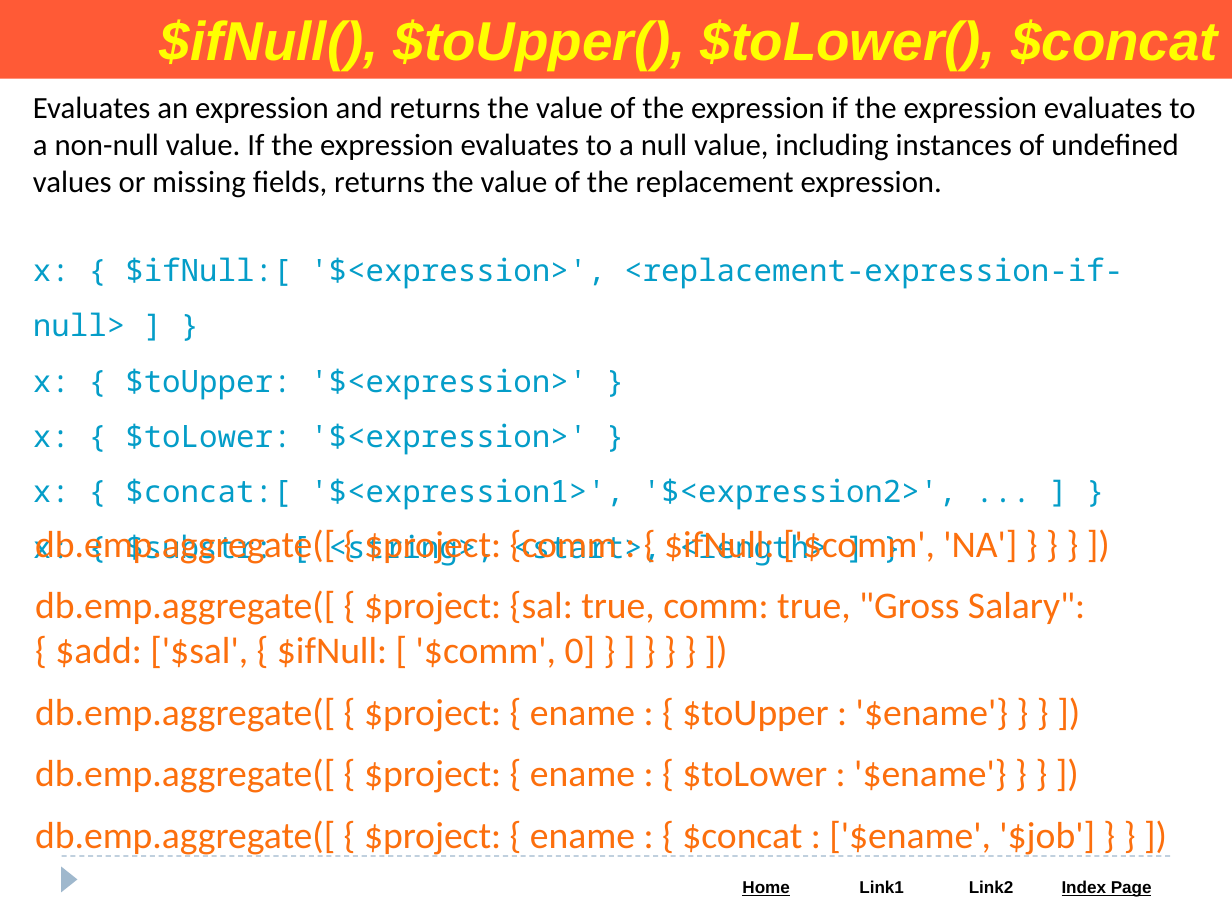
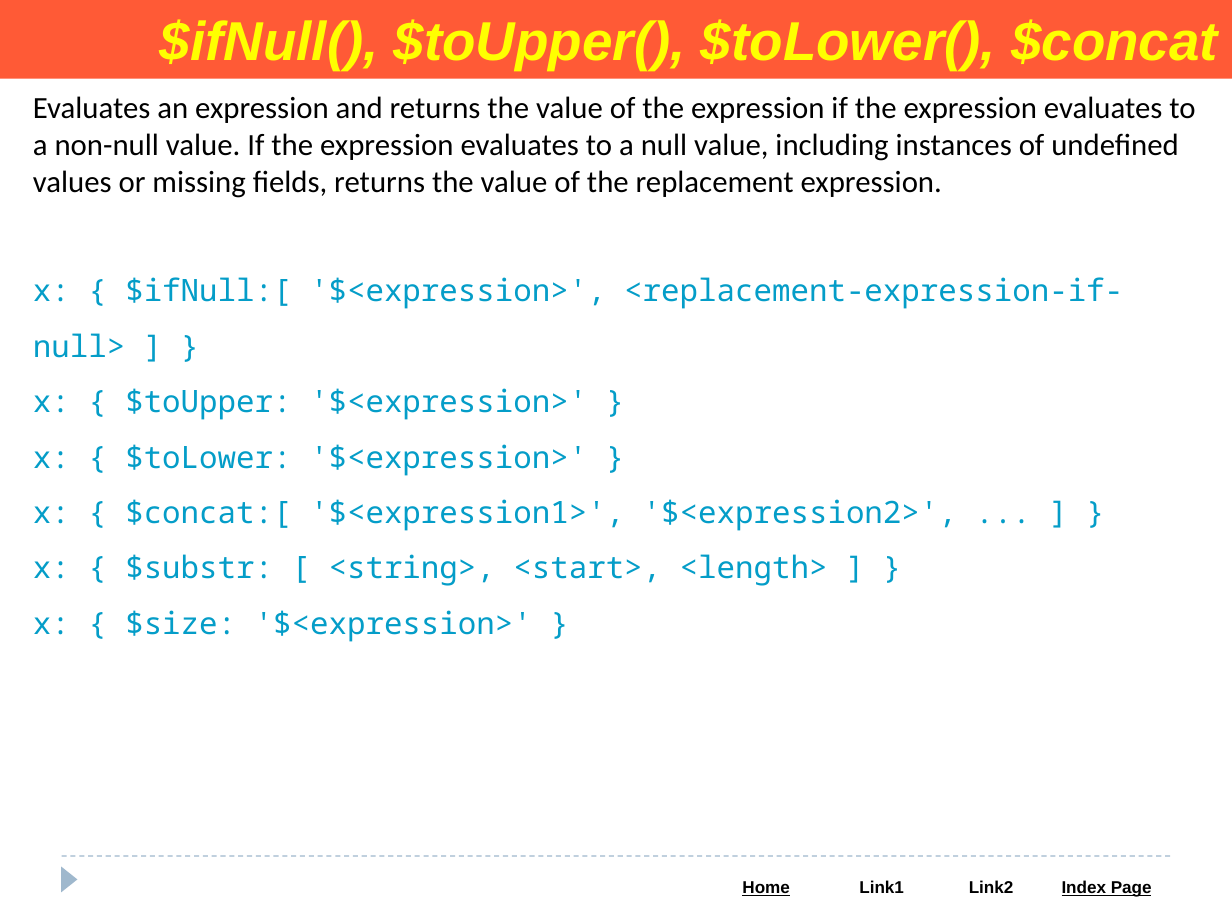
Before and after one commit to Saleel-Bagde/PPT-s, a slide deck: slide 102 of MongoDB PPT.pptx. Drawn at 1232x924 pixels with LibreOffice and Linux fonts; fonts in the diff are those of the drawing. Boxes give left, top, right and bottom in pixels: in the first picture for what was removed or moved away, otherwise in the second. Text is boxed around its words. In the diff, an @@ line names an element or a change of style, - is before the commit and + after.

```diff
--- a/MongoDB PPT.pptx
+++ b/MongoDB PPT.pptx
@@ text "x: { $ifNull:[ '$<expression>', <replacement-expression-if-n ...": place and size @@
-text "x: { $ifNull:[ '$<expression>', <replacement-expression-if-n ..." at [33, 257, 1123, 566]
+text "x: { $ifNull:[ '$<expression>', <replacement-expression-if-n ..." at [33, 277, 1123, 642]
@@ text removed at [35, 529, 1095, 857] @@
-db.emp.aggregate([ { $project: {comm : { $ifNull: ['$comm', 'NA'] } } } ])
-db.emp.aggregate([ { $project: {sal: true, comm: true, "Gross Salary": { $add: ['$sal', { $ifNull: [ '$comm', 0] } ] } } } ])
-db.emp.aggregate([ { $project: { ename : { $toUpper : '$ename'} } } ])
-db.emp.aggregate([ { $project: { ename : { $toLower : '$ename'} } } ])
-db.emp.aggregate([ { $project: { ename : { $concat : ['$ename', '$job'] } } ])
@@ text at [33, 610, 532, 642]: paragraph added @@
+x: { $size: '$<expression>' }
```
Also in this commit, not shown: 6 other slides changed, 1 slide added, 1 slide removed.
